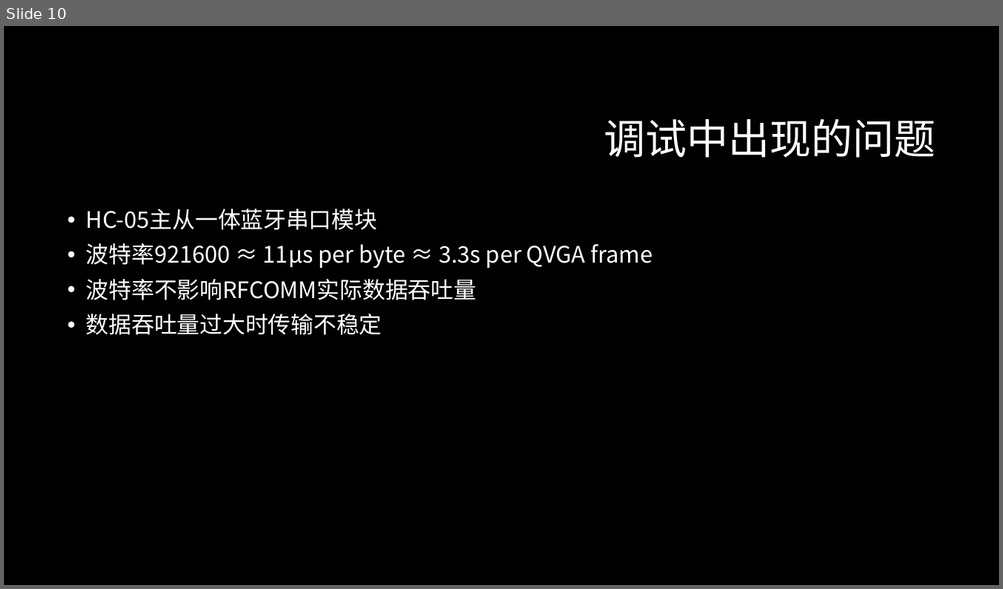
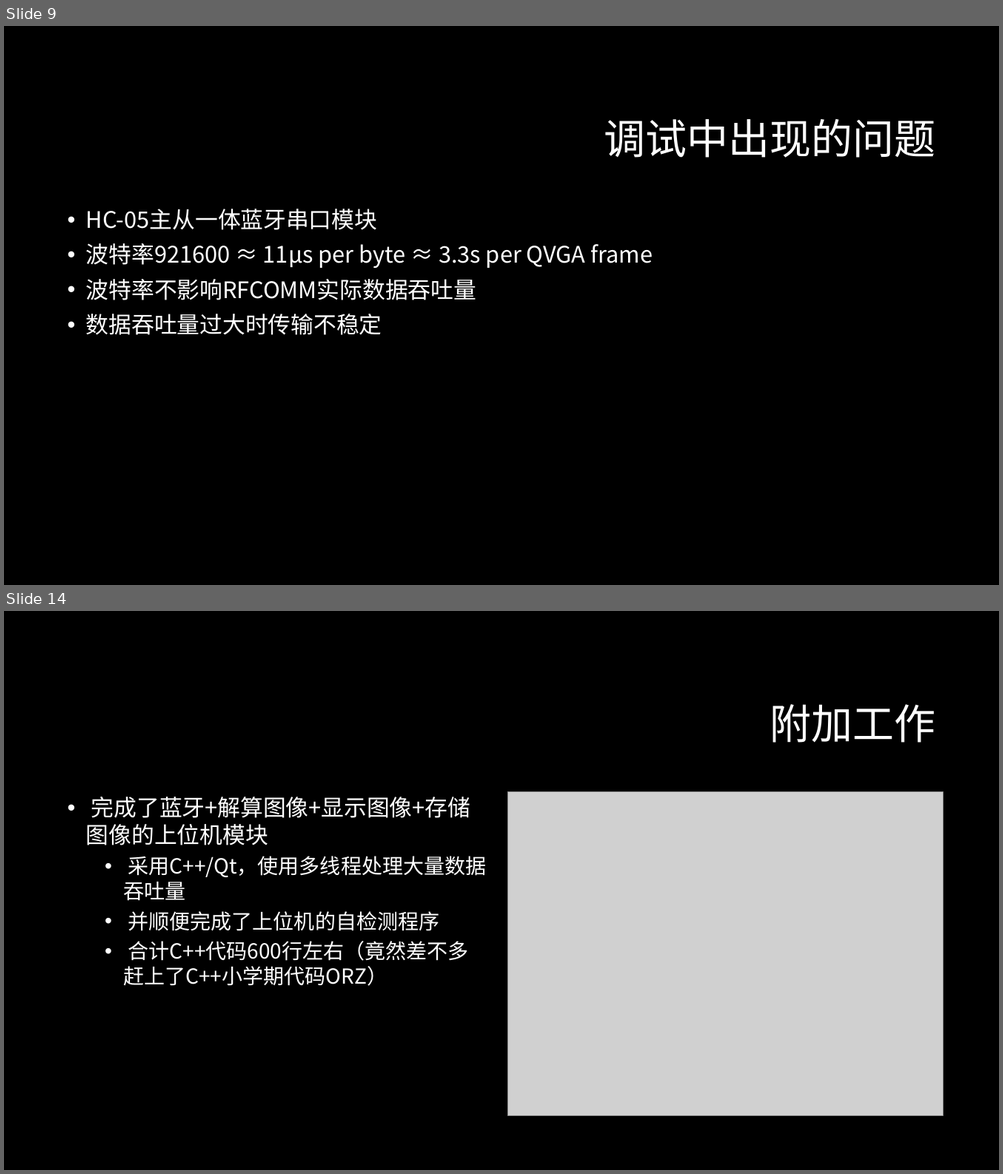
Before and after one commit to ZeroWeight/Project-of-Electronic-Circuits, a slide deck: report/final/final.pptx. Shown one above the other, each under a label of ours: slide 10 before the commit, slides 9 and 14 after it; the slides between them are not shown. The pictures are 1003x589 and 1003x1174 pixels, drawn with LibreOffice and Linux fonts; fonts in the diff are those of the drawing; grey boxes stand for pictures; background and template pictures are left out. Boxes give left, top, right and bottom in pixels: in the first picture for what was removed or moved away, otherwise in the second. Text is boxed around its words. In the diff, an @@ line names an element or a change of style, - is before the commit and + after.

```diff
--- a/report/final/final.pptx
+++ b/report/final/final.pptx
@@ slide 14 added at box(4, 611, 999, 1170), background #000000 @@
@@ title added at box(769, 704, 935, 743), 40 pt, text #FFFFFF @@
+附加工作
@@ text added at box(86, 797, 486, 986), 20 pt, text #FFFFFF @@
+• 完成了蓝牙+解算图像+显示图像+存储图像的上位机模块
+  • 采用C++/Qt，使用多线程处理大量数据吞吐量
+  • 并顺便完成了上位机的自检测程序
+  • 合计C++代码600行左右（竟然差不多赶上了C++小学期代码ORZ）
@@ picture added at box(508, 792, 942, 1116) @@
@@ what was slide 10 is now slide 9 @@
```
Also in this commit, not shown: 8 other slides added, 1 slide removed, 2 other files.
